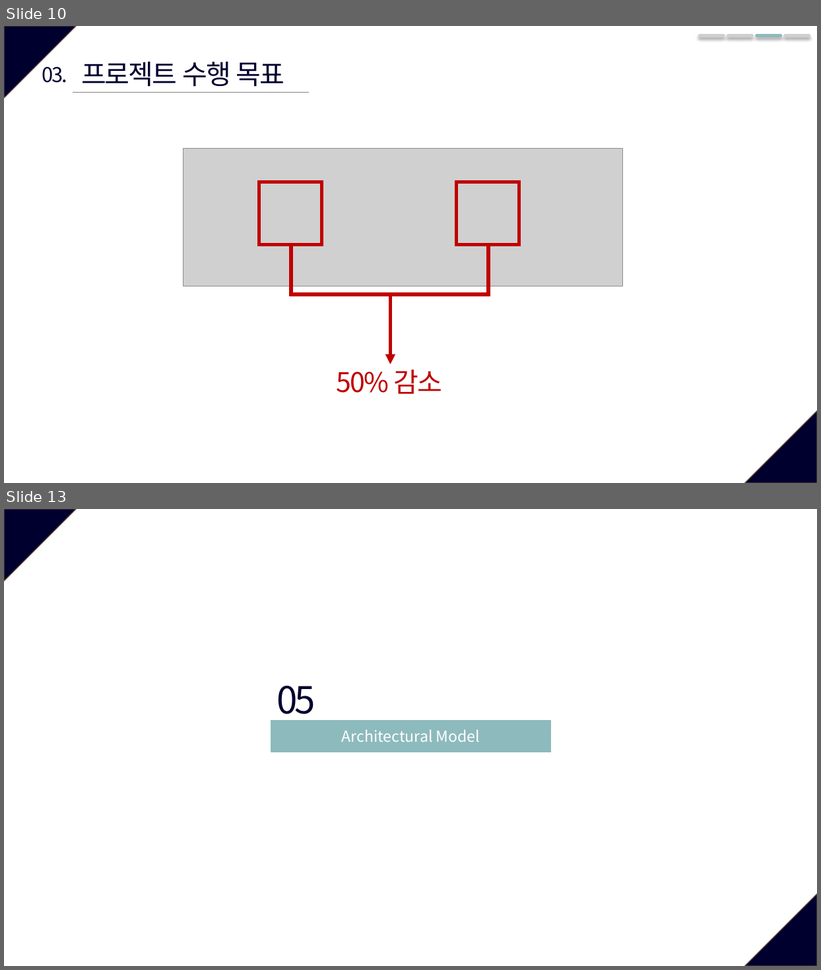
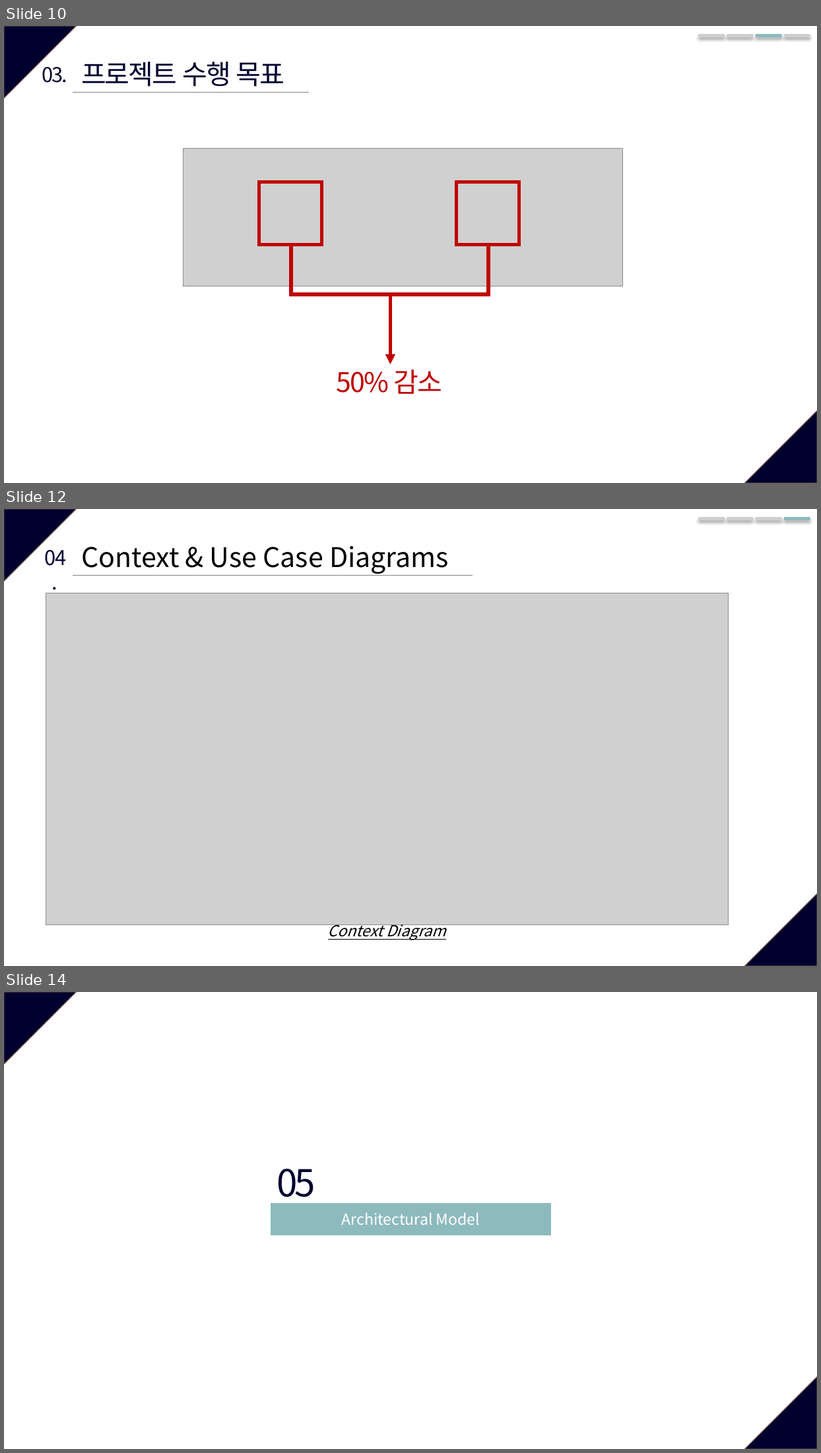
Before and after one commit to JeongJuhyeon/KNUBus, a slide deck: designdocs/Project Plan Presentation.pptx. Shown one above the other, each under a label of ours: slides 10 and 13 before the commit, slides 10, 12 and 14 after it; the slides between them are not shown. The pictures are 821x970 and 821x1453 pixels, drawn with LibreOffice and Linux fonts; fonts in the diff are those of the drawing; grey boxes stand for pictures. Boxes give left, top, right and bottom in pixels: in the first picture for what was removed or moved away, otherwise in the second. Text is boxed around its words. In the diff, an @@ line names an element or a change of style, - is before the commit and + after.

Commit message:
Added context and use case diagrams

```diff
--- a/designdocs/Project Plan Presentation.pptx
+++ b/designdocs/Project Plan Presentation.pptx
@@ slide 12 added at (x1=4, y1=509, x2=817, y2=966), background #FFFFFF; not listed: 2 template elements that a slide beside it also shows @@
@@ line added from (700, 519) to (724, 519), #D0CECE 3.5 pt @@
@@ line added from (728, 519) to (752, 519), #D0CECE 3.5 pt @@
@@ line added from (757, 519) to (781, 519), #D0CECE 3.5 pt @@
@@ line added from (785, 519) to (809, 519), #8DBABD 3.5 pt @@
@@ text added at (x1=81, y1=546, x2=449, y2=574), 32 pt, text #000000 @@
+Context & Use Case Diagrams
@@ text added at (x1=45, y1=550, x2=66, y2=566), 24 pt, text #00002F @@
+04.
@@ line added from (73, 575) to (473, 575), #808080 0.5 pt @@
@@ picture added at (x1=46, y1=593, x2=729, y2=925) @@
@@ text added at (x1=328, y1=921, x2=446, y2=941), 18 pt, text #000000, italic, underline @@
+Context Diagram
@@ what was slide 13 is now slide 14 @@
```
Also in this commit, not shown: 2 slides changed, 1 other slide added, 1 slide removed, 3 other files.
